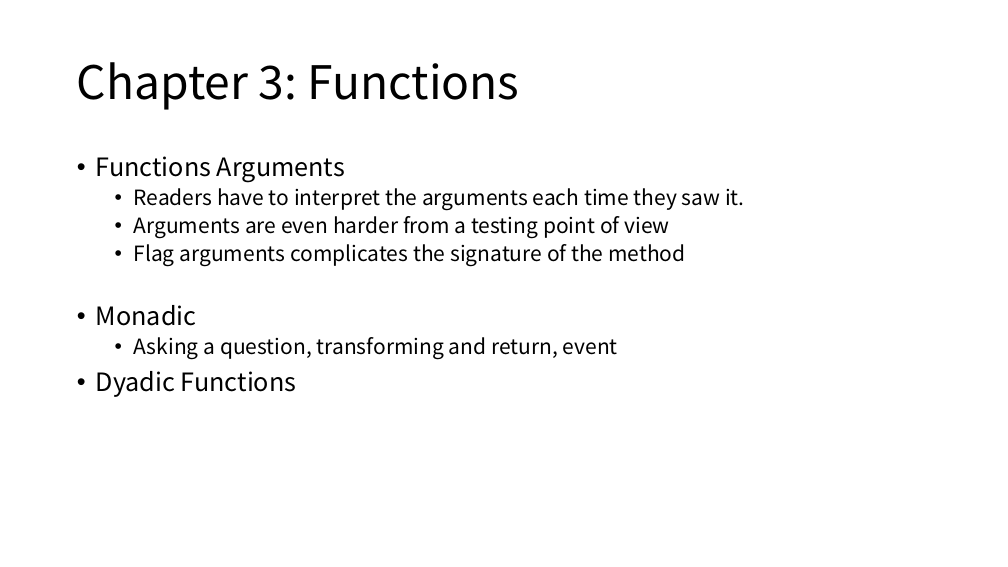
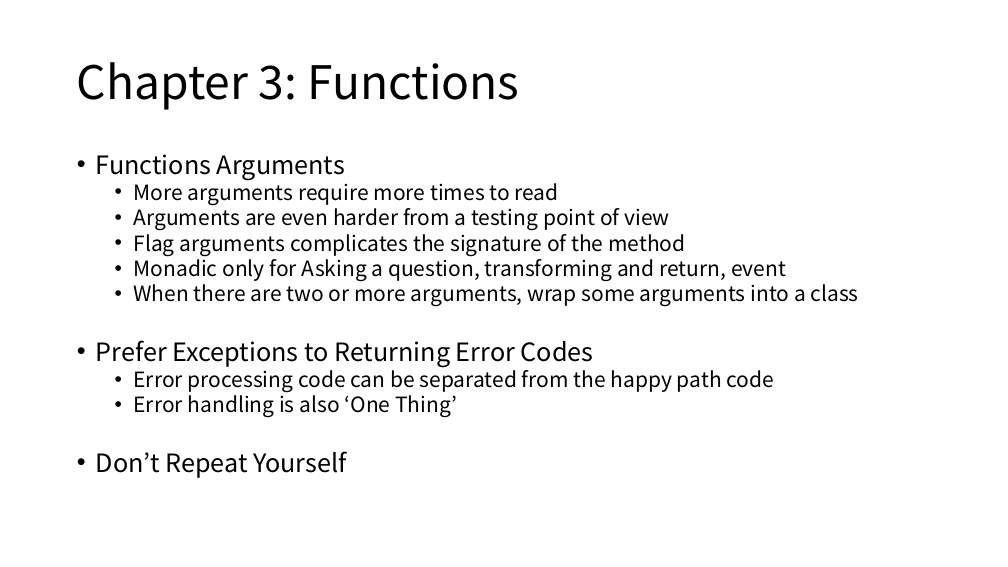
Before and after one commit to Eyebrowmoon/CS490, a slide deck: slide 7 of cleanCode1.pptx. Drawn at 1008x567 pixels with LibreOffice and Linux fonts; fonts in the diff are those of the drawing. Boxes give left, top, right and bottom in pixels: in the first picture for what was removed or moved away, otherwise in the second. Text is boxed around its words. In the diff, an @@ line names an element or a change of style, - is before the commit and + after.

```diff
--- a/cleanCode1.pptx
+++ b/cleanCode1.pptx
@@ text at (x1=96, y1=154, x2=685, y2=256): line spacing 0.9 to 0.8 @@
@@ text at (x1=134, y1=179, x2=559, y2=205): text changed @@
-  • Readers have to interpret the arguments each time they saw it.
+  • More arguments require more times to read
@@ text at (x1=96, y1=255, x2=859, y2=478): text changed @@
-• Monadic
-  • Asking a question, transforming and return, event
-• Dyadic Functions
+  • Monadic only for Asking a question, transforming and return, event
+  • When there are two or more arguments, wrap some arguments into a class
+• Prefer Exceptions to Returning Error Codes
+  • Error processing code can be separated from the happy path code
+  • Error handling is also ‘One Thing’
+• Don’t Repeat Yourself
```
Also in this commit, not shown: 2 other slides changed, 1 slide added.
